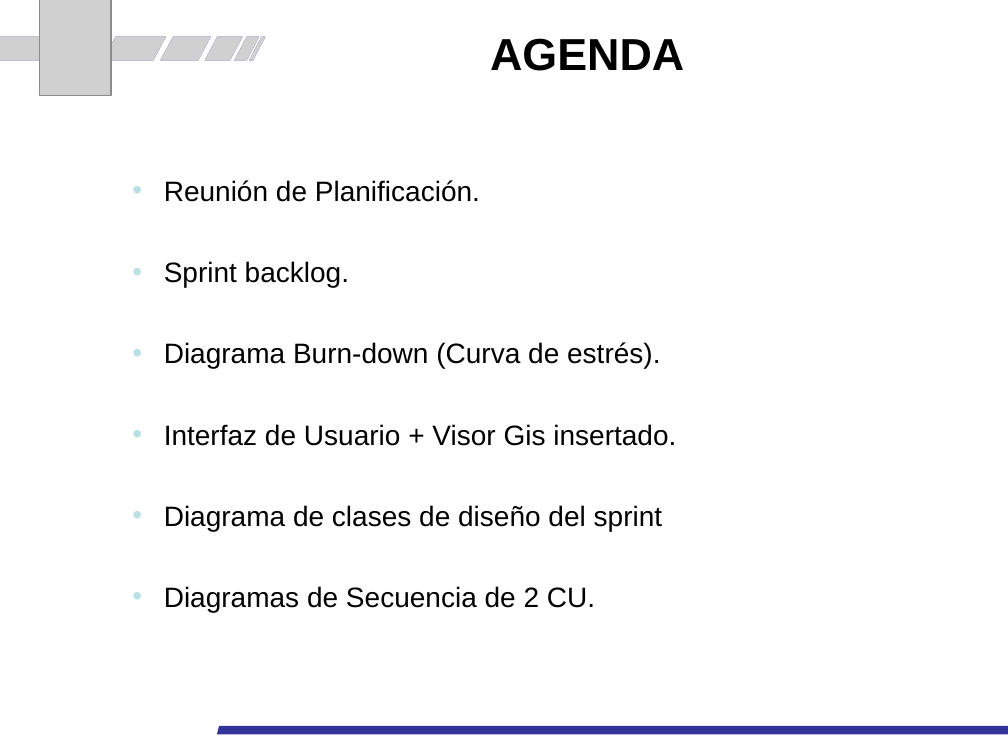
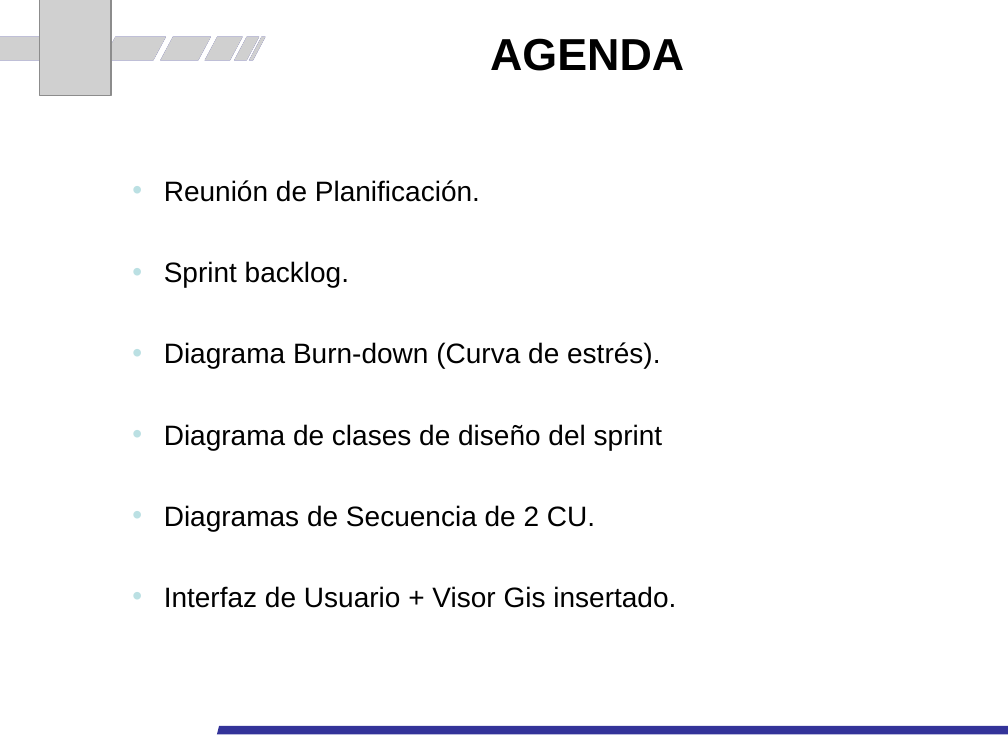
Before and after one commit to pquella/buscaminas, a slide deck: slide 2 of PrimerSprint/Presentación_PrimerSprint_AGNEX.pptx. Drawn at 1008x756 pixels with LibreOffice and Linux fonts; fonts in the diff are those of the drawing; grey boxes stand for pictures. Boxes give left, top, right and bottom in pixels: in the first picture for what was removed or moved away, otherwise in the second. Text is boxed around its words. In the diff, an @@ line names an element or a change of style, - is before the commit and + after.

Commit message:
Presentación del Sprint #1 formato PowerPoint 29/05/2019

```diff
--- a/PrimerSprint/Presentación_PrimerSprint_AGNEX.pptx
+++ b/PrimerSprint/Presentación_PrimerSprint_AGNEX.pptx
@@ text at (x1=164, y1=424, x2=676, y2=446): paragraph removed @@
-• Interfaz de Usuario + Visor Gis insertado.
@@ text at (x1=164, y1=586, x2=676, y2=608): paragraph added @@
+• Interfaz de Usuario + Visor Gis insertado.
```
